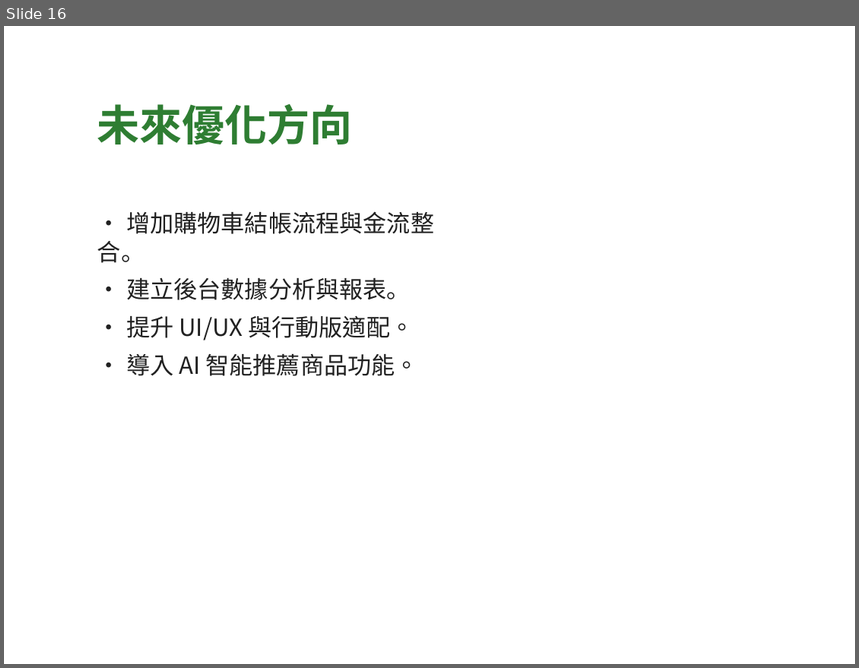
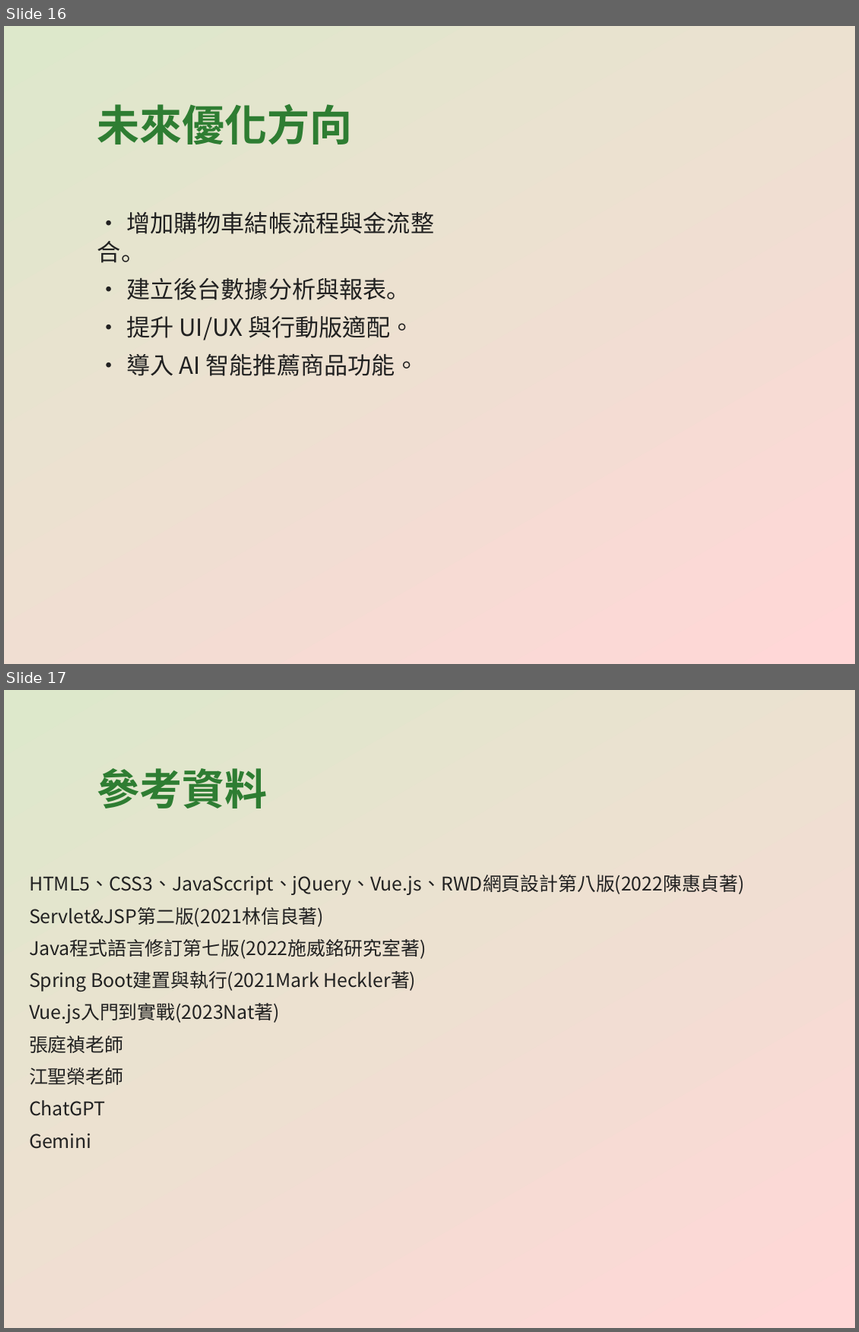
Before and after one commit to CYX1025/EasyBuyFarm, a slide deck: EasyBuyFarm_專案簡報.pptx. Shown one above the other, each under a label of ours: slide 16 before the commit, slides 16 and 17 after it. The pictures are 859x668 and 859x1332 pixels, drawn with LibreOffice and Linux fonts; fonts in the diff are those of the drawing. Boxes give left, top, right and bottom in pixels: in the first picture for what was removed or moved away, otherwise in the second. Text is boxed around its words. In the diff, an @@ line names an element or a change of style, - is before the commit and + after.

```diff
--- a/EasyBuyFarm_專案簡報.pptx
+++ b/EasyBuyFarm_專案簡報.pptx
@@ slide 17 added at [4,690,855,1328], background gradient #DDE8CB to #FFD7D7 @@
@@ text added at [97,768,268,809], 36 pt, text #2E7D32, bold @@
+參考資料
@@ text added at [29,875,745,1149], 16 pt, text #212121 @@
+HTML5、CSS3、JavaSccript、jQuery、Vue.js、RWD網頁設計第八版(2022陳惠貞著)
+Servlet&JSP第二版(2021林信良著)
+Java程式語言修訂第七版(2022施威銘研究室著)
+Spring Boot建置與執行(2021Mark Heckler著)
+Vue.js入門到實戰(2023Nat著)
+張庭禎老師
+江聖榮老師
+ChatGPT
+Gemini
@@ slide 16 changed as well @@
@@ background #FFFFFF to gradient #DDE8CB to #FFD7D7 @@
```
Also in this commit, not shown: 16 other slides changed.
